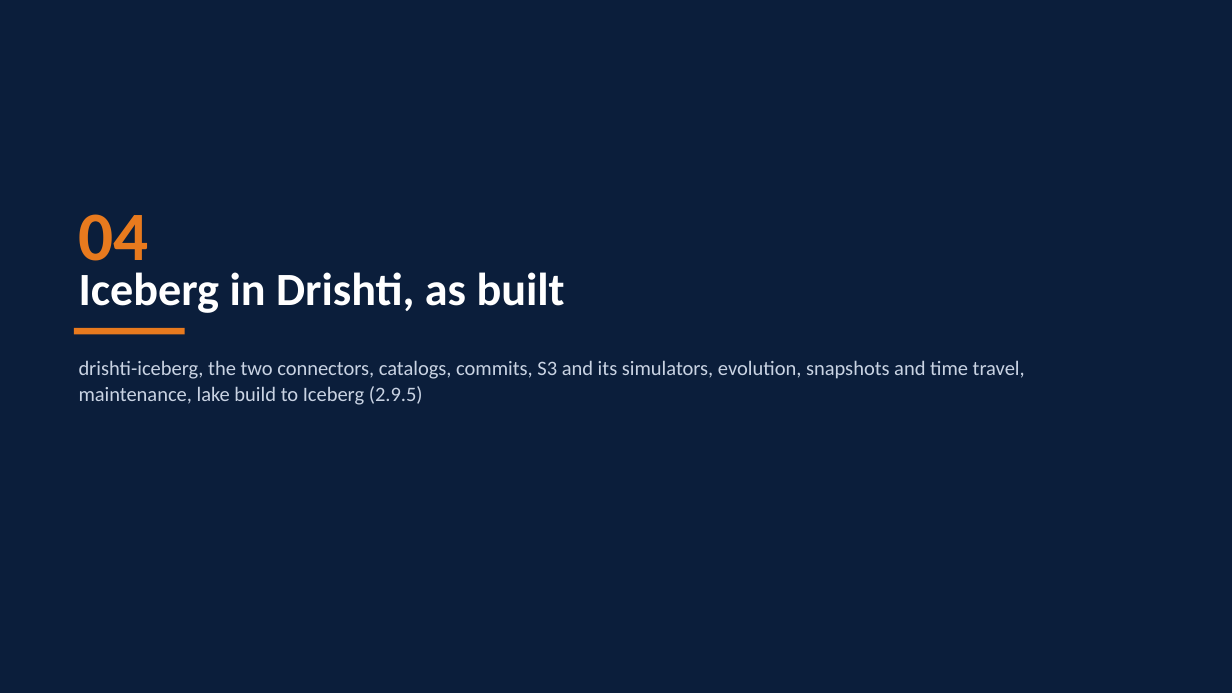
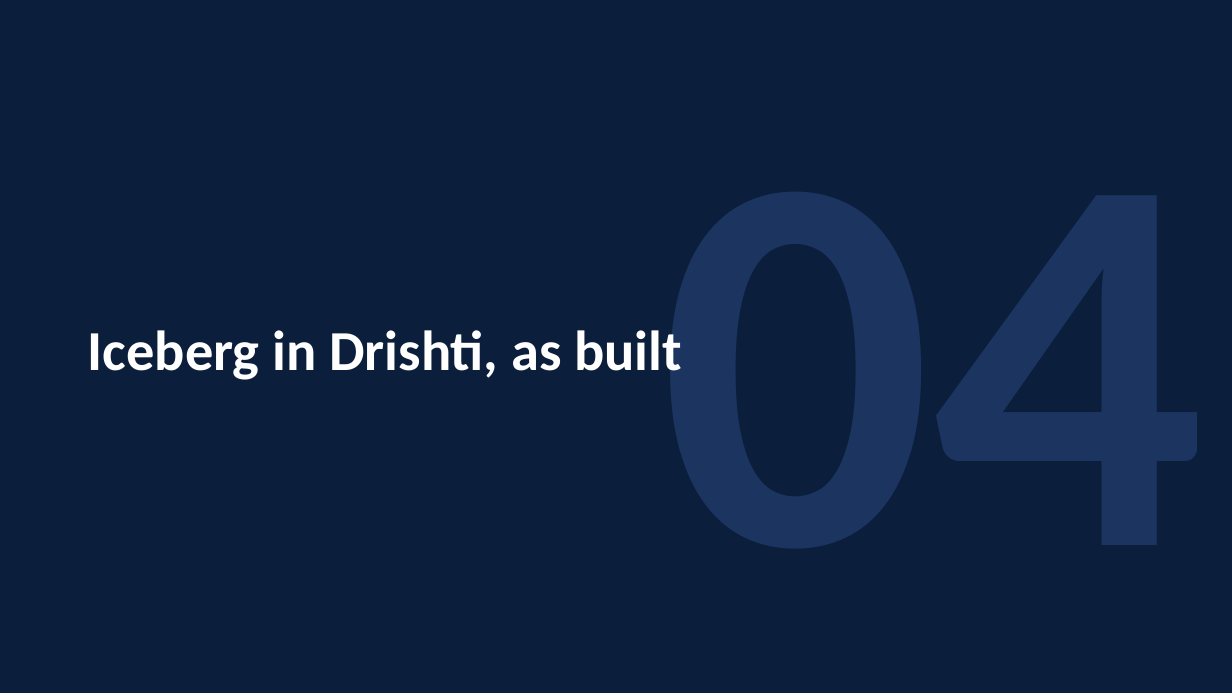
Before and after one commit to ajsinha/drishti, a slide deck: slide 15 of docs/publications/Drishti-AWS-Iceberg.pptx. Drawn at 1232x693 pixels with LibreOffice and Linux fonts; fonts in the diff are those of the drawing. Boxes give left, top, right and bottom in pixels: in the first picture for what was removed or moved away, otherwise in the second. Text is boxed around its words. In the diff, an @@ line names an element or a change of style, - is before the commit and + after.

```diff
--- a/docs/publications/Drishti-AWS-Iceberg.pptx
+++ b/docs/publications/Drishti-AWS-Iceberg.pptx
@@ text "04": place and size @@
-text "04" at [79, 214, 149, 278]
+text "04" at [659, 334, 1204, 371]
@@ text "04" at [659, 334, 1204, 371]: size 54 to 420 pt, text colour #E87A1E to #1C3560; alignment left to right; vertical alignment top to middle @@
@@ text "Iceberg in Drishti, as built": place and size @@
-text "Iceberg in Drishti, as built" at [79, 272, 565, 313]
+text "Iceberg in Drishti, as built" at [88, 330, 682, 380]
@@ text "Iceberg in Drishti, as built" at [88, 330, 682, 380]: size 36 to 44 pt; vertical alignment top to middle @@
@@ rectangle removed at [74, 328, 185, 335] @@
@@ text removed at [79, 360, 1025, 405] @@
-drishti-iceberg, the two connectors, catalogs, commits, S3 and its simulators, evolution, snapshots and time travel, maintenance, lake build to Iceberg (2.9.5)
```
Also in this commit, not shown: 13 other slides changed, 3 slides added, 3 slides removed, 5 other files.
